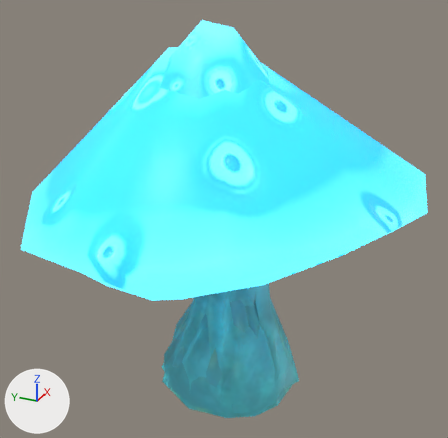
The FBX model LethalDiseasesUnityProject/Assets/ModAssets/Items/Mushrooms/CaveMushroom/CaveMushroomAssets/cave_shrooms.fbx as it was, and as the next commit left it.
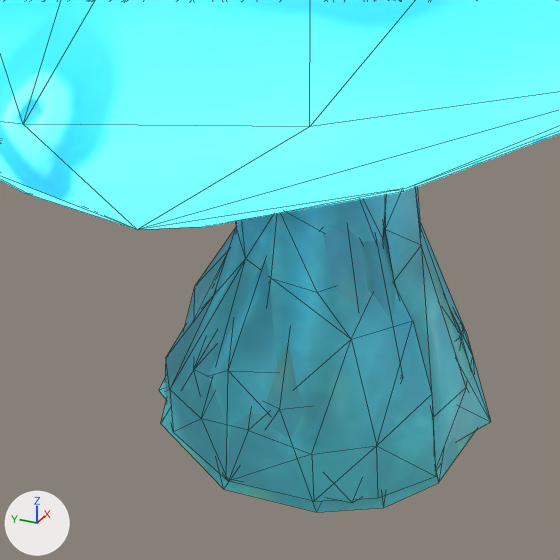
Each version appears first whole from a camera (50 mm lens) standing at (-2.82, -1.25, 2.28) and looking at (-0.03, 0.0, 0.89), and next in a close-up on the part from 21% to 73% of the width and 47% to 100% of the height. The lights are fixed; the arrows at lower left show +X, +Y and +Z. The older version's two pictures come first. The close-ups show mesh edges as thin lines. Vertices at exactly the same position are counted once.

In view in the first close-up: 'defaultMaterial', 'defaultMaterial.002', 'defaultMaterial.004'.
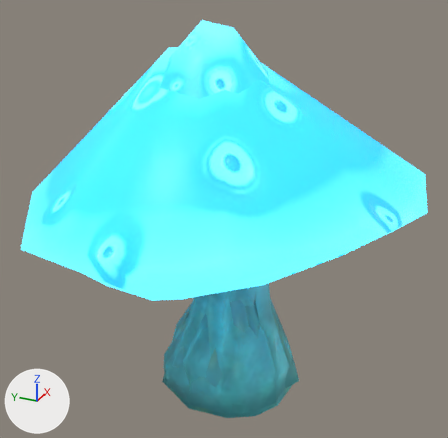
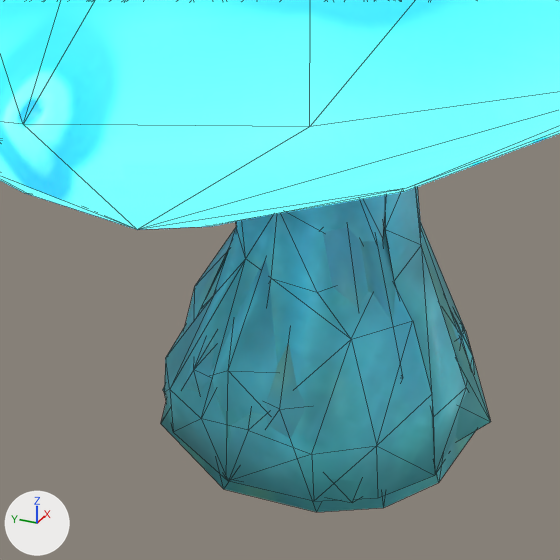
Boxes (x1, y1, x2, y2) around the edits, measured in the close-ups (560 x 560 px; the box of a moved part takes in the faces that stretch with it):
'defaultMaterial.004', reshaped
    before: (165, 187, 474, 501)
    after: (164, 187, 474, 501)
part 1 of me_defaultmaterial, moved or reshaped
    before: (159, 255, 234, 450)
    after: (163, 249, 234, 448)
part 2 of me_defaultmaterial_002, cut back
    both: (384, 473, 439, 507)
part 3 of me_defaultmaterial_004, moved or reshaped
    before: (433, 388, 467, 468)
    after: (433, 388, 467, 474)

What the commit changed:
me_defaultmaterial_002 is used by ob_defaultmaterial_002; location (0.0, 0.0, 0.0).
Verts and faces of me_defaultmaterial_002; kept vertices keep their numbers, new ones are numbered from 150.
Before the commit, vertices of me_defaultmaterial_002: 0 (-0.37, 0.08, -0.17) at pixel (223, 489), 1 (-0.35, -0.16, -0.17) at pixel (316, 512), 6 (-0.29, -0.3, -0.15) at pixel (383, 507), 9 (-0.24, 0.31, -0.15) at pixel (160, 423), 10 (0.07, 0.36, -0.13).
Before the commit, vertices of me_defaultmaterial_002: 14 (0.28, 0.25, -0.12), 15 (0.39, 0.04, -0.12), 17 (0.34, -0.27, -0.14), 20 (0.1, -0.42, -0.15), 23 (-0.16, -0.39, -0.15) at pixel (438, 482).
Before the commit, vertices of me_defaultmaterial_002: 25 (-0.12, -0.28, 0.19), 26 (-0.16, -0.39, -0.15) at pixel (438, 482).
me_defaultmaterial_002 had 150 vertices, 230 faces and spanned x -0.7..0.68, y -0.68..0.71, z -0.17..1.92.
me_defaultmaterial_002 now has 149 vertices, 231 faces and spans x -0.7..0.68, y -0.68..0.71, z -0.17..1.92.
Part 2, on me_defaultmaterial_002:
Vertices deleted: 26 (with the faces that use them).
New faces: (6, 23, 25), (0, 9, 10, 14, 15, 17, 20, 23, 6, 1) (mat_stems_1001).
me_defaultmaterial is used by ob_defaultmaterial; location (0.0, 0.0, 0.0).
me_defaultmaterial had 87 vertices, 115 faces and spanned x -1.1..1.01, y -1.03..1.06, z -0.14..1.78.
me_defaultmaterial now has 86 vertices, 116 faces and spans x -1.1..1.01, y -1.03..1.06, z -0.14..1.78.
Part 1, on me_defaultmaterial:
2 vertices are removed from x -0.18..-0.17, y 0.34..0.36, z -0.11..-0.1.
4 faces are deleted.
1 vertex is added at (-0.17, 0.35, -0.11).
5 new faces join them, mat_stems_1001.
me_defaultmaterial_004 is used by ob_defaultmaterial_004; location (0.0, 0.0, 0.0).
Verts and faces of me_defaultmaterial_004; kept vertices keep their numbers, new ones are numbered from 154.
Before the commit, vertices of me_defaultmaterial_004: 6 (-0.35, -0.15, -0.14) at pixel (313, 501), 7 (-0.3, -0.29, -0.12) at pixel (378, 497), 13 (-0.28, 0.26, -0.13) at pixel (173, 432), 14 (-0.37, 0.06, -0.14) at pixel (228, 481), 20 (-0.17, 0.34, -0.11).
Before the commit, vertices of me_defaultmaterial_004: 23 (0.27, 0.24, -0.09), 24 (0.05, 0.36, -0.1), 30 (0.37, 0.05, -0.1), 35 (0.27, -0.3, -0.11), 36 (0.35, -0.18, -0.11).
Before the commit, vertices of me_defaultmaterial_004: 37 (0.0, -0.39, 0.02) at pixel (466, 387), 41 (-0.17, -0.37, 0.04) at pixel (433, 417), 43 (0.1, -0.4, -0.12), 47 (-0.17, -0.38, -0.12) at pixel (435, 476), 48 (-0.17, -0.38, -0.12).
me_defaultmaterial_004 had 154 vertices, 230 faces and spanned x -0.89..0.86, y -0.81..0.92, z -0.14..1.38.
me_defaultmaterial_004 now has 153 vertices, 231 faces and spans x -0.89..0.86, y -0.81..0.92, z -0.14..1.38.
Part 3, on me_defaultmaterial_004:
Vertices deleted: 48 (with the faces that use them).
New faces: (37, 47, 43), (37, 41, 47), (6, 14, 13, 20, 24, 23, 30, 36, 35, 43, 47, 7) (mat_stems_1001).
